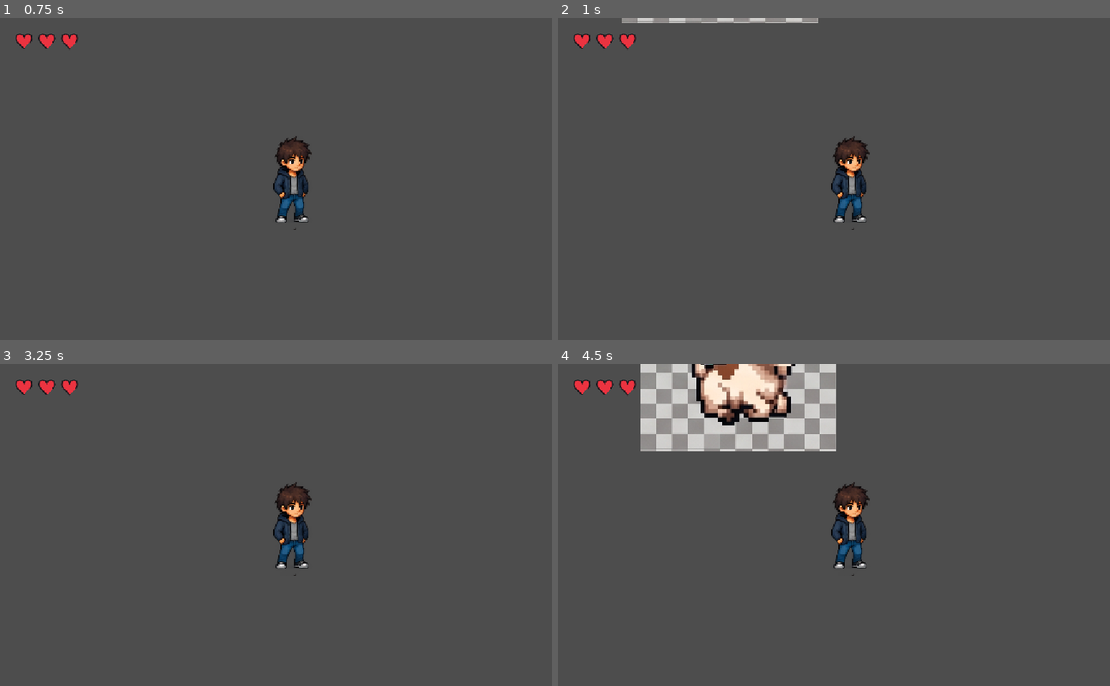
Above: before the commit, frames 1-4 (two rows, left to right).
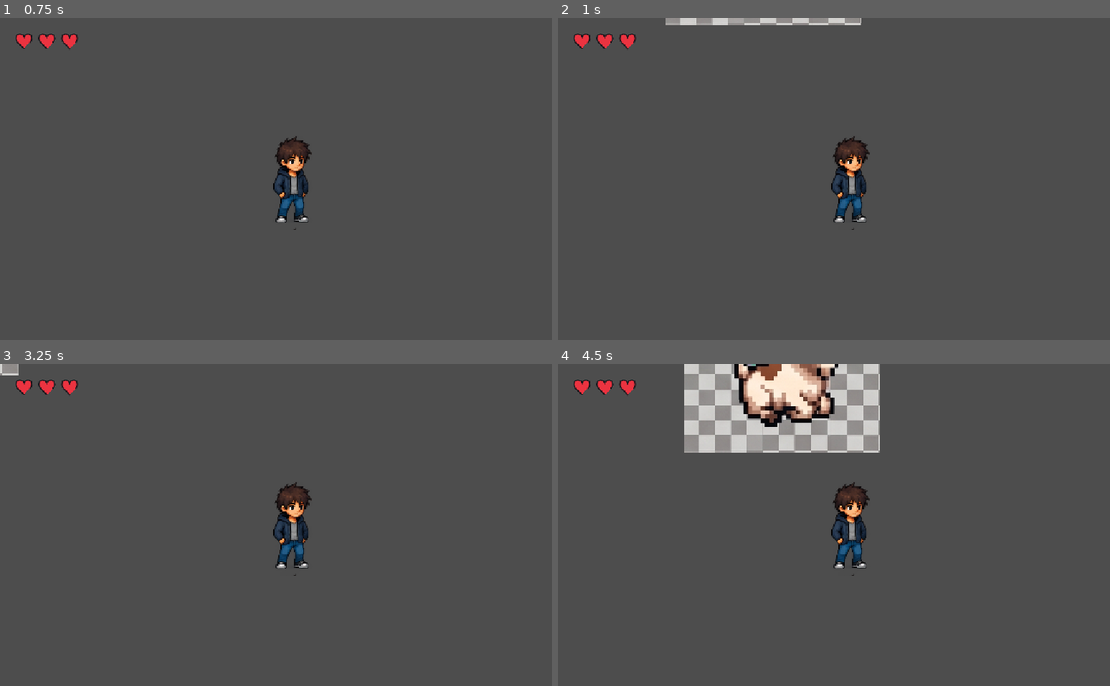
Above: after the commit, the same moments.

Repository: juanvaz25/GrupoSiete
Game: Godot game, scene res://scenes/nivel_cabra.tscn
The game is run twice, just before and just after one commit, with the same random seed, the same clock (stepped at 60 frames per second) and the same inputs.
Inputs (mouse positions are in pixels of both pictures, inside the frame that each line leads up to):
- Up to frame 1 (0.75 s): tap Enter at 0.5 s; move the mouse to (414, 162) at 0.52 s; hold D (move_right) from 0.53 s (still down); hold E from 0.53 s (still down)
- Up to frame 2 (1 s): keep holding D (move_right); keep holding E
- Up to frame 3 (3.25 s): move the mouse to (171, 541) at 1.27 s; release D (move_right) at 1.28 s; release E at 1.28 s; hold S (move_down) 1.28-2.03 s; tap Space (dash) at 1.35, 2 s; tap E at 1.55, 2.3, 3.05 s; move the mouse to (342, 454) at 2.02 s; press the mouse at (342, 454) at 2.03 s; hold D (move_right) 2.03-2.78 s; tap Enter at 2.75 s; move the mouse to (259, 589) at 2.77 s; release the mouse at (259, 589) at 2.78 s; hold W (move_up) from 2.78 s (still down); right-click (259, 589) at 2.85 s
- Up to frame 4 (4.5 s): move the mouse to (1016, 573) at 3.52 s; release W (move_up) at 3.53 s; hold E 3.53-4.28 s; hold A (move_left) from 3.53 s (still down); move the mouse to (673, 476) at 4.27 s; tap E at 4.35 s

Frame 1 is identical in both runs. In frame 2, 0.7% of the frame differs, in the area x 11-55%, y 0-3%; in frame 3, 0.1%; in frame 4, 10%, in the area x 14-59%, y 0-28%.

Commit message:
ayuda
asdas

Diff:
--- a/scenes/nivel_cabra.tscn
+++ b/scenes/nivel_cabra.tscn
@@ -6,7 +6,7 @@
 [node name="nivel_cabra" type="TileMapLayer" unique_id=1855702008]
 
 [node name="TheGoat" parent="." unique_id=560370792 instance=ExtResource("1_wuref")]
-position = Vector2(0, -189)
+position = Vector2(86, -186)
 
 [node name="Player" parent="." unique_id=318955597 instance=ExtResource("2_if42j")]
 position = Vector2(0, 429)
